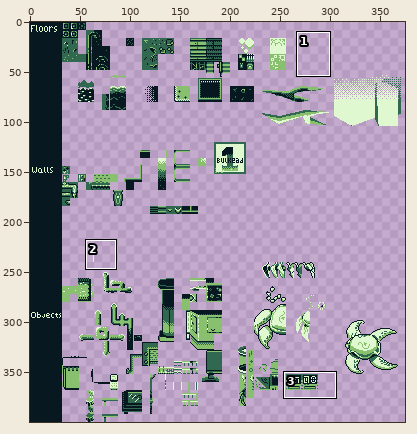
Two states of a sprite sheet, assets/backgrounds/Tilesets/First.png. Above: a wide view before the commit, with the close-up outlined.
Close-up. Before:
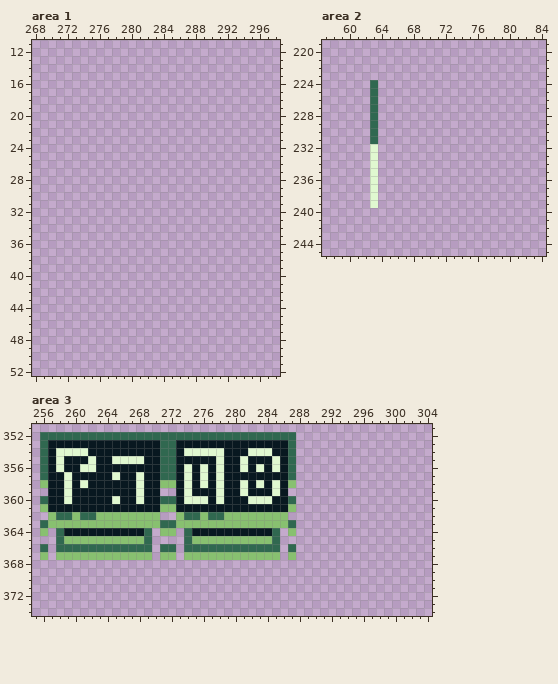
The file is 384x400 pixels. Shown: area 1: x 268..298, y 11..52; area 2: x 57..84, y 219..245; area 3: x 255..304, y 351..374. The wide view leaves out empty margins.
New version:
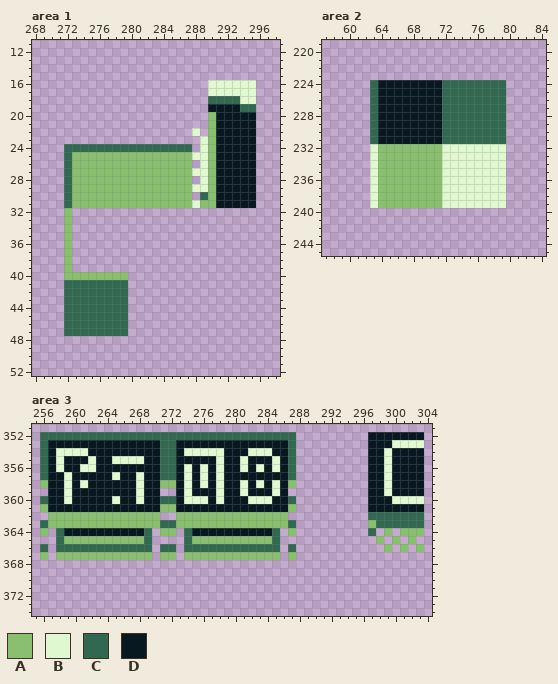
Palette (. is transparent): A #88c070  B #e0f8d0  C #306850  D #081820
From old to new:
Area 1:
The author put colour A in rows 20 to 24 at x 290; in rows 25 to 30 at x 273 to 287 and 290; in row 31 at x 273 to 287 and 289 to 290; in rows 32 to 39 at x 272; in row 40 at x 272 to 279.
The author put colour B in rows 16 to 17 at x 290 to 295; in row 18 at x 294 to 295; in row 22 at x 288; in rows 23 to 24 at x 289; in row 25 at x 288 to 289; in row 26 at x 289.
The author put colour B in row 27 at x 288 to 289; in row 28 at x 289; in row 29 at x 288 to 289; in row 31 at x 288.
The author put colour C in row 18 at x 290 to 293; in row 19 at x 294 to 295; in row 24 at x 272 to 287; in rows 25 to 29 at x 272; in row 30 at x 272 and 289; in row 31 at x 272.
The author put colour C in rows 41 to 47 at x 272 to 279.
The author put colour D in row 19 at x 290 to 293; in rows 20 to 31 at x 291 to 295.
Area 2:
The author put colour A in rows 232 to 239 at x 64 to 71.
The author put colour B in rows 232 to 239 at x 72 to 79.
The author put colour C in rows 224 to 231 at x 72 to 79.
The author put colour D in rows 224 to 231 at x 64 to 71.
Area 3:
The author put colour A in row 363 at x 297; in row 364 at x 299 and 301 to 303; in row 365 at x 298, 300 and 302; in row 366 at x 299, 301 and 303.
Colour C becomes colour A in row 362 at x 258 to 259, 261 to 262, 274 to 275 and 277 to 278.
The author put colour B in row 353 at x 300 to 303; in rows 354 to 359 at x 299; in row 360 at x 300 to 303.
The author put colour C in row 362 at x 297 to 303; in row 363 at x 298 to 303; in row 364 at x 297.
The author put colour D in row 352 at x 297 to 303; in row 353 at x 297 to 299; in rows 354 to 359 at x 297 to 298 and 300 to 303; in row 360 at x 297 to 299; in row 361 at x 297 to 303.
Changed places in both close-ups, as pixel boxes (x1, y1, x2, y2):
added: (64, 80, 256, 336)
added: (378, 80, 506, 208)
added: (368, 432, 424, 552)
changed: (56, 512, 96, 520)
changed: (184, 512, 224, 520)
